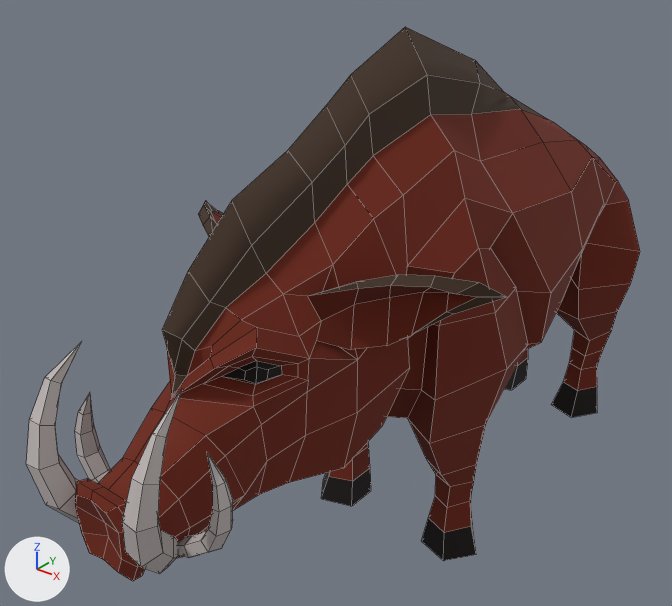
The FBX model Assets/Game/Art/Characters/JabaliPetit/JabaliPetit_model.fbx as it was, and as the next commit left it.
Rendered twice from a 50 mm lens placed at (1.103, -1.983, 1.563), pointed at (-0.139, -0.43, 0.6). The lights are fixed; the arrows at lower left show +X, +Y and +Z. Mesh edges are drawn as thin lines. Where no turn or scale is listed for an object, it has been applied to the vertices.
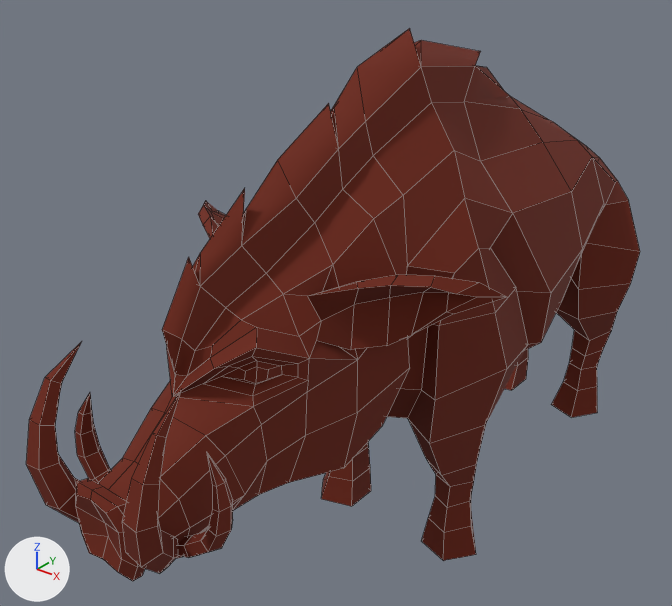
The newer file is also turned or shifted as a whole; pictures and numbers use the older file's frame.

Boxes (x1, y1, x2, y2) around the edits, measured in the pictures (672 x 606 px):
'Cylinder001', reshaped: before (26, 27, 640, 581); after (26, 28, 640, 581)
part 1 of me_mesh, built on: before (152, 27, 543, 435); after (152, 28, 543, 533)
part 2 of me_mesh, recoloured: (26, 341, 233, 573) in both
part 3 of me_mesh, recoloured: (162, 96, 543, 376) in both
part 4 of me_mesh, recoloured: (223, 358, 597, 561) in both

Patch to the scene script:
```diff
--- a/Assets/Game/Art/Characters/JabaliPetit/JabaliPetit_model.fbx.py
+++ b/Assets/Game/Art/Characters/JabaliPetit/JabaliPetit_model.fbx.py
@@ me_mesh @@
 # used by ob_cylinder001; location = (0.0, 0.0, 0.0)
-me_mesh.from_pydata(...)  # 753 vertices, 748 faces; spans x -0.39..0.39, y -1.28..0.66, z 0.0..1.24
+me_mesh.from_pydata(...)  # 780 vertices, 784 faces; spans x -0.39..0.39, y -1.28..0.66, z 0.0..1.24
+# me_mesh part 1
+# 13 vertices are removed from x -0.06..0.06, y -1.07..-0.13, z 0.69..1.18
+# 42 faces are deleted
+# 16 vertices move from x -0.07..0.07, y -1.01..-0.09, z 0.92..1.24 to x -0.07..0.07, y -1.0..-0.04, z 0.9..1.14
+# 40 vertices are added at x -0.08..0.08, y -1.17..-0.07, z 0.43..1.24
+# 78 new faces join them
+# me_mesh part 2: 144 faces spanning x -0.19..0.19, y -1.28..-1.1, z 0.43..0.8 switch from mat_02___default (light grey #bfb7b5) to mat_01___default (brown #6c1c00)
+# me_mesh part 3: 58 faces spanning x -0.39..0.39, y -1.07..0.66, z 0.29..1.02 switch from mat_07___default (brown #3d2a1c) to mat_01___default (brown #6c1c00)
+# me_mesh part 4: 40 faces spanning x -0.25..0.25, y -0.98..0.53, z 0.0..0.75 switch from mat_03___default (black #0d0000) to mat_01___default (brown #6c1c00)
```
